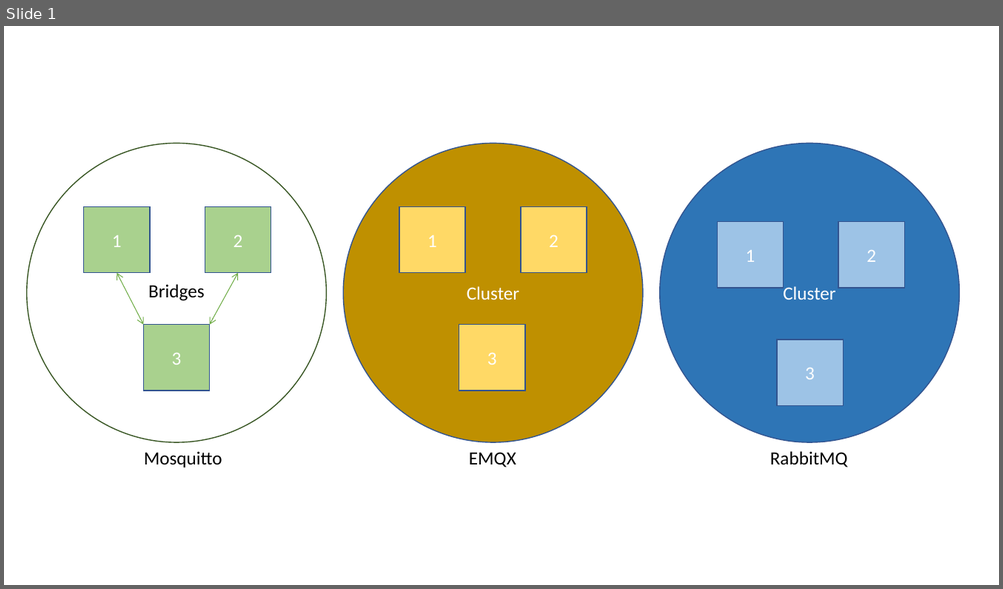
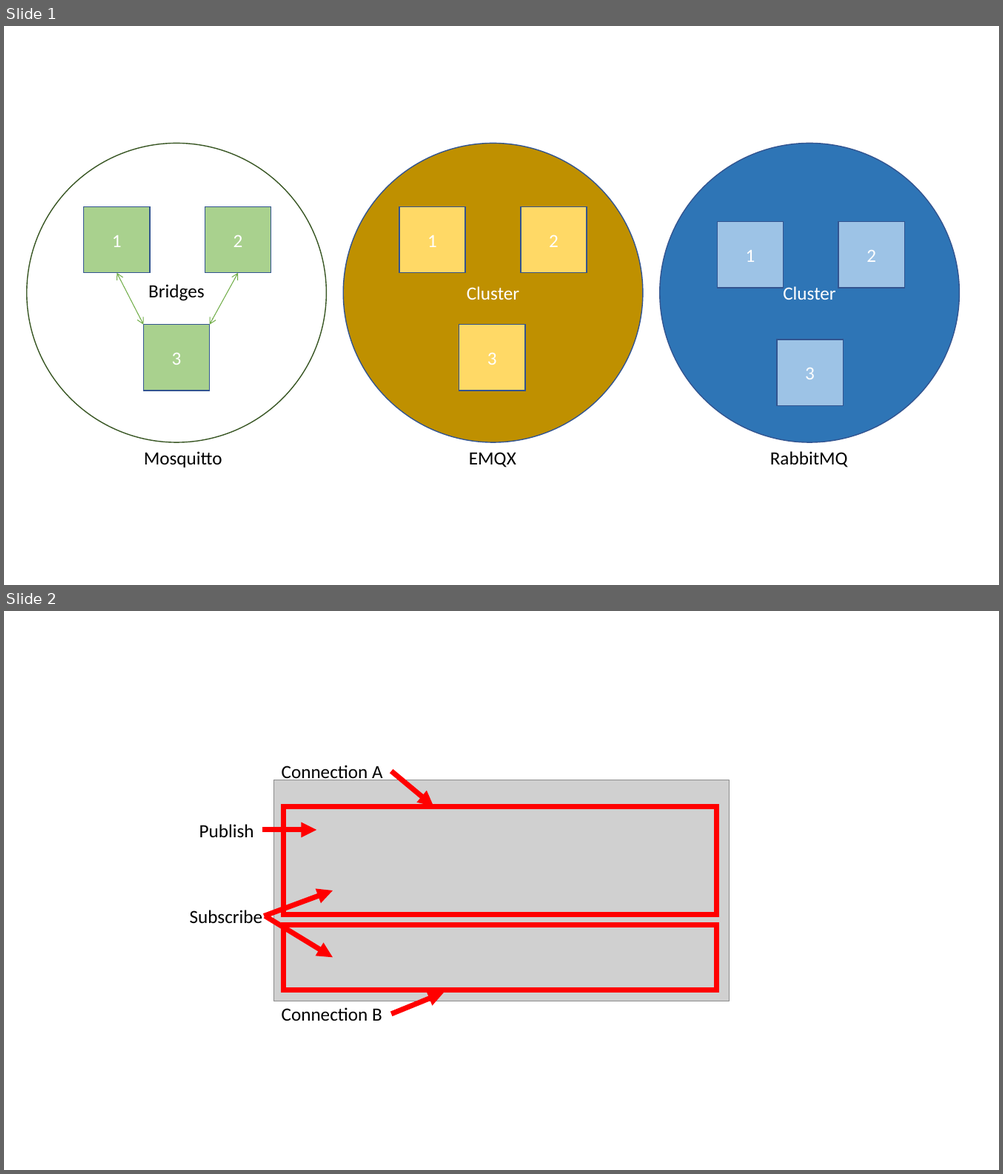
Before and after one commit to binnes/MQTT-brokers, a slide deck: docs/images/brokers.pptx. Shown one above the other, each under a label of ours: slide 1 before the commit, slides 1 and 2 after it. The pictures are 1003x589 and 1003x1174 pixels, drawn with LibreOffice and Linux fonts; fonts in the diff are those of the drawing; grey boxes stand for pictures. Boxes give left, top, right and bottom in pixels: in the first picture for what was removed or moved away, otherwise in the second. Text is boxed around its words. In the diff, an @@ line names an element or a change of style, - is before the commit and + after.

```diff
--- a/docs/images/brokers.pptx
+++ b/docs/images/brokers.pptx
@@ slide 2 added at bbox=[4, 611, 999, 1170], background #FFFFFF @@
@@ text added at bbox=[282, 765, 383, 783], 18 pt, text #000000 @@
+Connection A
@@ picture added at bbox=[274, 780, 729, 1001] @@
@@ arrow added from (391, 772) to (434, 806), #FF0000 5 pt @@
@@ rectangle added at bbox=[284, 806, 717, 914], outline #FF0000 5 pt @@
@@ text added at bbox=[199, 824, 254, 838], 18 pt, text #000000 @@
+Publish
@@ arrow added from (262, 830) to (316, 830), #FF0000 5 pt @@
@@ arrow added from (264, 916) to (333, 891), #FF0000 5 pt @@
@@ text added at bbox=[190, 910, 263, 924], 18 pt, text #000000 @@
+Subscribe
@@ arrow added from (265, 916) to (333, 958), #FF0000 5 pt @@
@@ rectangle added at bbox=[284, 925, 717, 991], outline #FF0000 5 pt @@
@@ text added at bbox=[282, 1008, 382, 1021], 18 pt, text #000000 @@
+Connection B
@@ arrow added from (391, 1014) to (444, 993), #FF0000 5 pt @@
```
Also in this commit, not shown: 2 other slides added, 18 other files.
